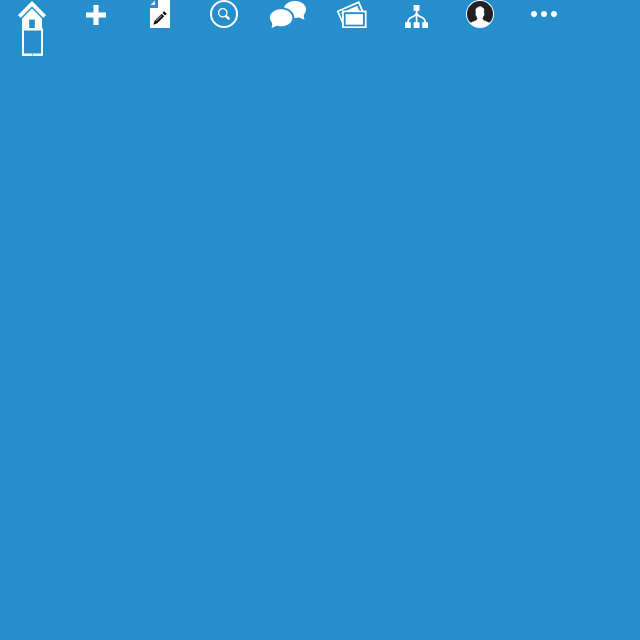
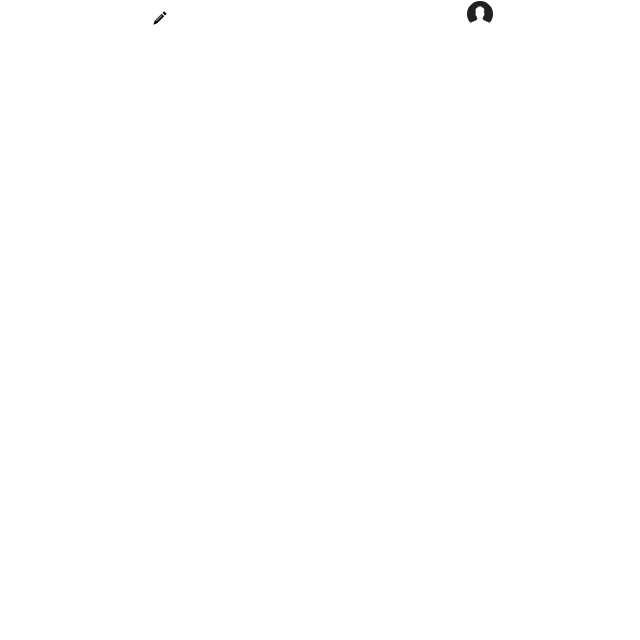
The second 640x640 image is a revision of the first. Changes to its layers:
added group "Layout" (1st of 2) with 3 layers above "Publish" over [146, 28, 174, 56]
added layer "Layout" (2nd of 2, in "Layout") in group "Layout" over [146, 28, 174, 56]
added group "Publish" with 3 layers above "Edit page" over [82, 28, 110, 56]
added layer "Globe" in group "Publish" over [82, 28, 110, 56]
hid "Layer 1" over [0, 0, 640, 640]
